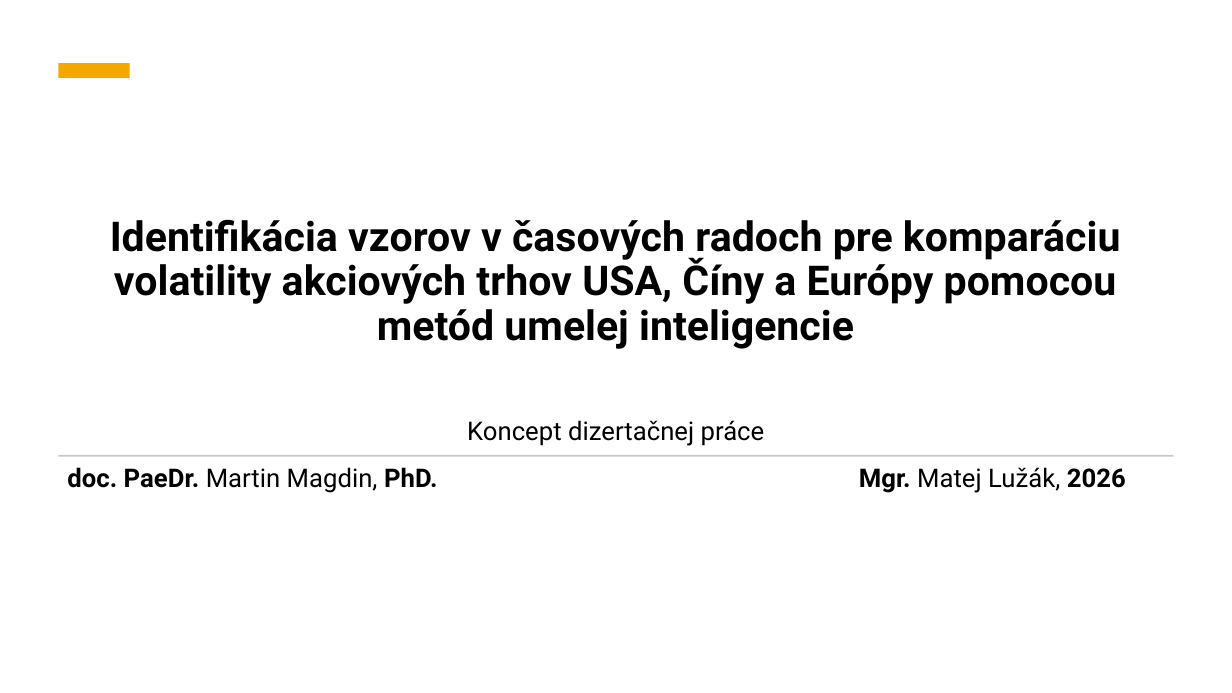
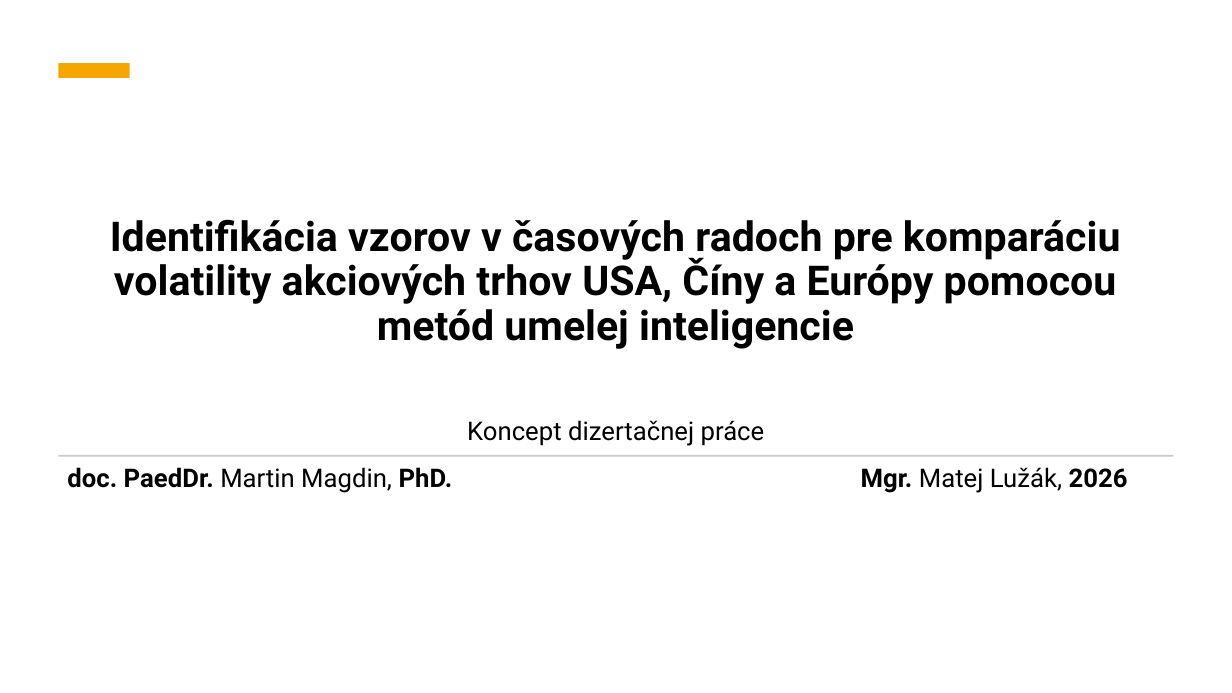
Before and after one commit to MatejLuzak/Identification-of-Patterns-of-Stock-Market-Volatility-in-the-USA-China-and-Europe-Using-AI-Methods, a slide deck: slide 1 of Identifikácia vzorov v časových radoch pre komparáciu volatility.pptx. Drawn at 1232x693 pixels with LibreOffice and Linux fonts; fonts in the diff are those of the drawing. Boxes give left, top, right and bottom in pixels: in the first picture for what was removed or moved away, otherwise in the second. Text is boxed around its words. In the diff, an @@ line names an element or a change of style, - is before the commit and + after.

```diff
--- a/Identifikácia vzorov v časových radoch pre komparáciu volatility.pptx
+++ b/Identifikácia vzorov v časových radoch pre komparáciu volatility.pptx
@@ subtitle at [67,467,1128,493]: text changed @@
-doc. PaeDr. Martin Magdin, PhD. Mgr. Matej Lužák, 2026
+doc. PaedDr. Martin Magdin, PhD. Mgr. Matej Lužák, 2026
```
Also in this commit, not shown: 5 other slides changed, 1 slide added, 1 slide removed.
